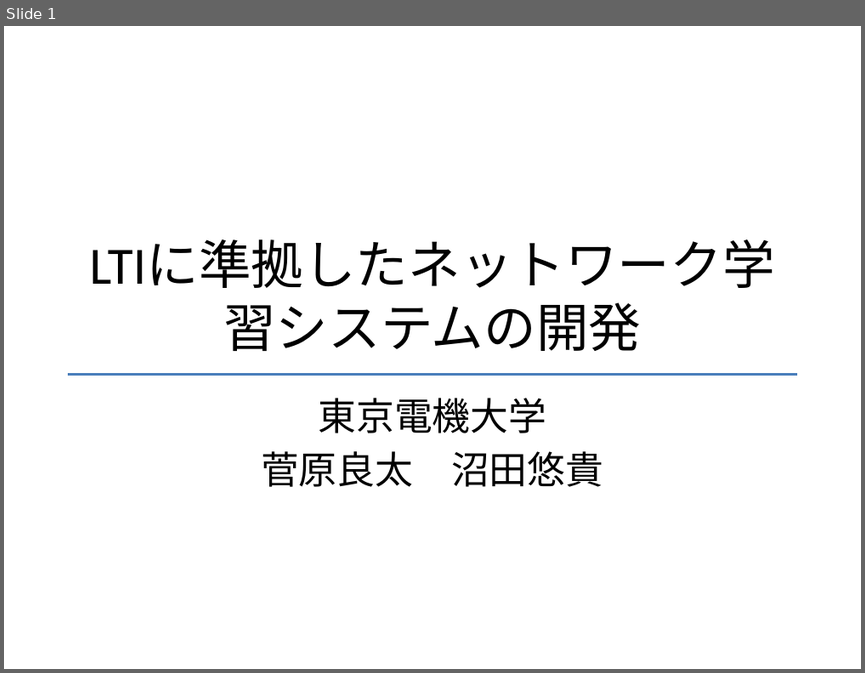
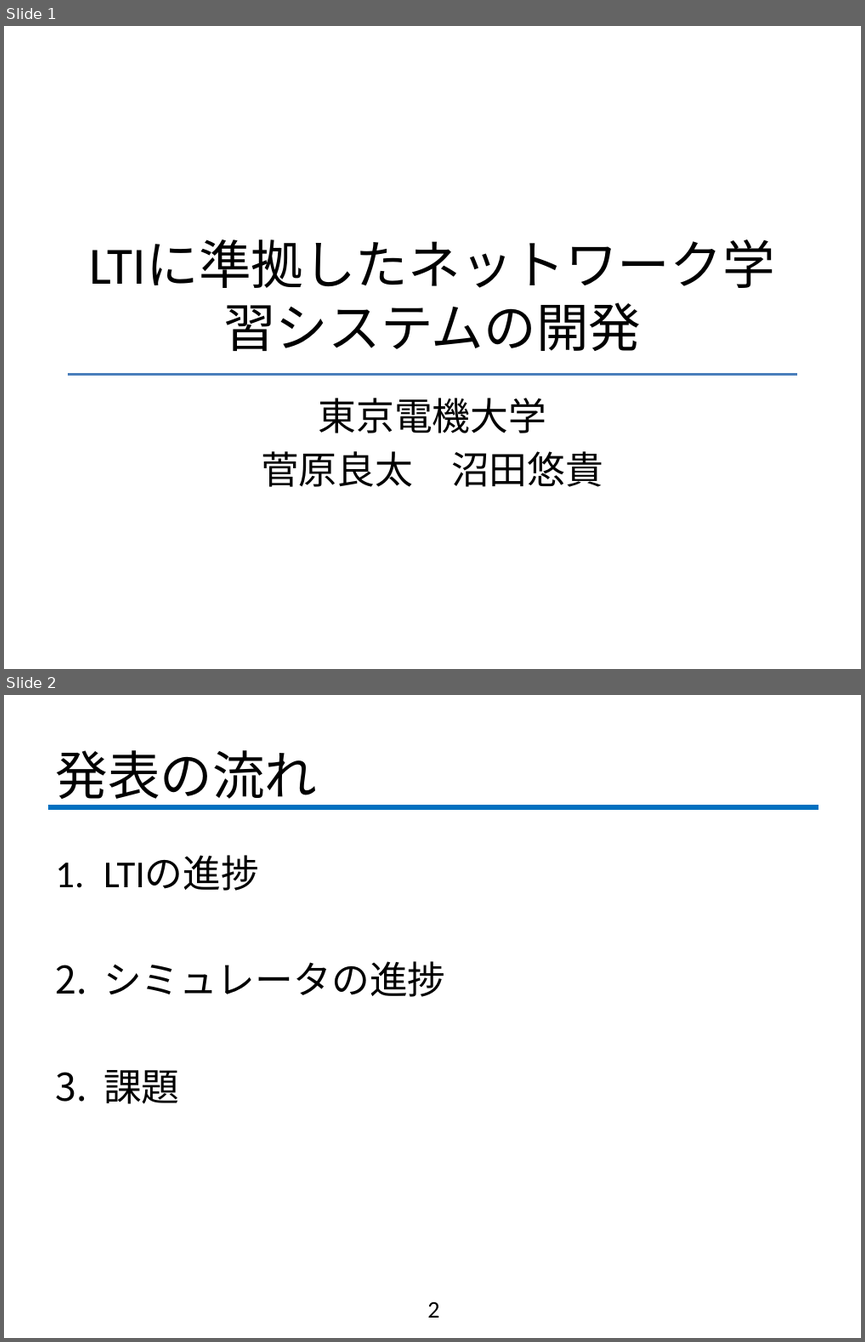
Before and after one commit to fujiLabo/fuji_simu, a slide deck: 1126進捗.pptx. Shown one above the other, each under a label of ours: slide 1 before the commit, slides 1 and 2 after it. The pictures are 865x673 and 865x1342 pixels, drawn with LibreOffice and Linux fonts; fonts in the diff are those of the drawing; background and template pictures are left out. Boxes give left, top, right and bottom in pixels: in the first picture for what was removed or moved away, otherwise in the second. Text is boxed around its words. In the diff, an @@ line names an element or a change of style, - is before the commit and + after.

Commit message:
進捗(仮)

```diff
--- a/1126進捗.pptx
+++ b/1126進捗.pptx
@@ slide 2 added at (4, 695, 861, 1338), background #FFFFFF @@
@@ title added at (55, 750, 317, 808), 44 pt, text #000000 @@
+発表の流れ
@@ line added from (47, 807) to (818, 807), #0070C0 4 pt @@
@@ text added at (103, 856, 445, 1104), 32 pt, text #000000 @@
+1. LTIの進捗
+2. シミュレータの進捗
+3. 課題
@@ page number added at (427, 1301, 439, 1317), 20 pt, text #000000 @@
+2
```
Also in this commit, not shown: 2 other slides added, 1 other file.
